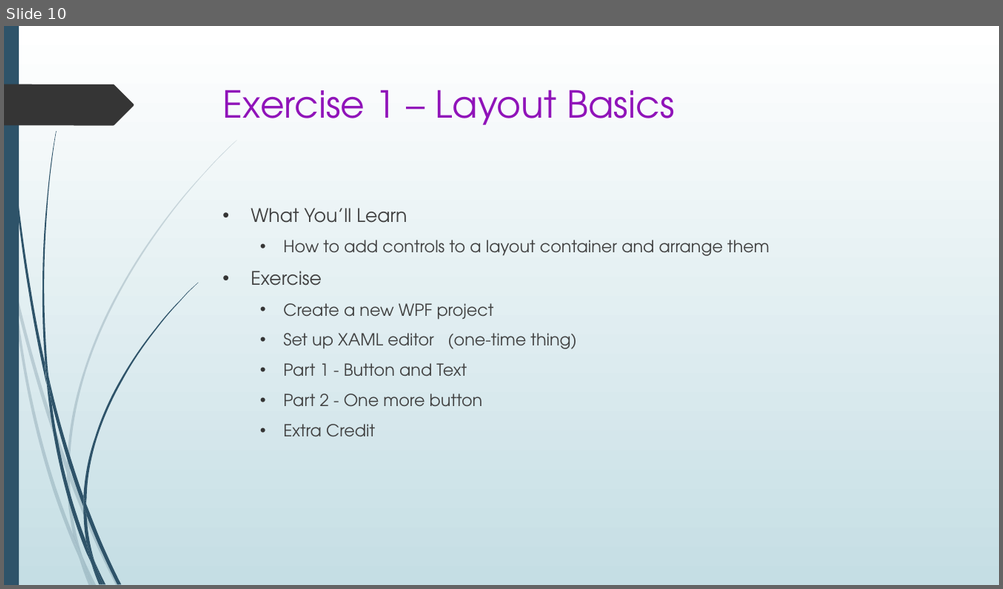
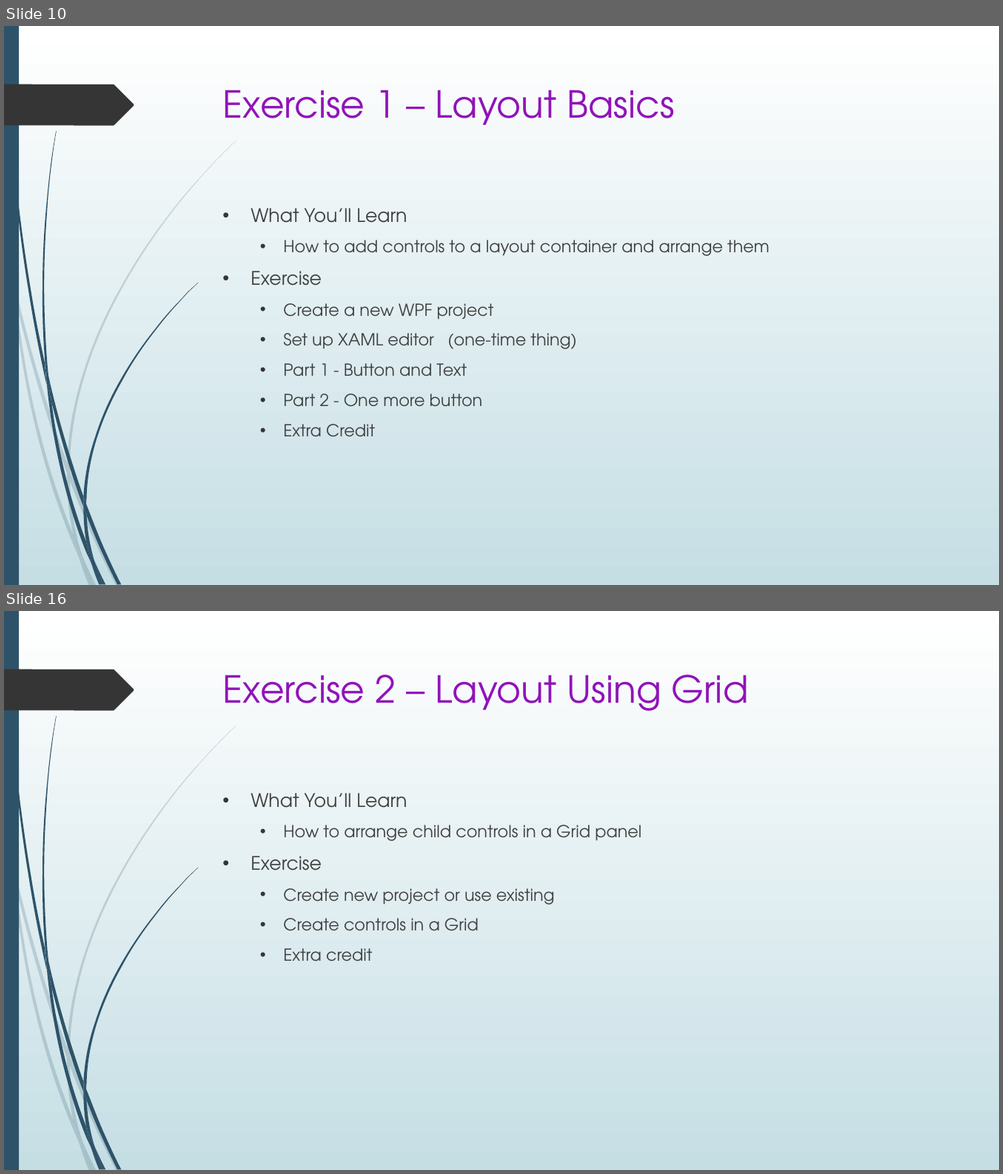
Before and after one commit to seanpsexton/wpf-workshop-solutions, a slide deck: WPF-Workshop-Sexton-Oct2023.pptx. Shown one above the other, each under a label of ours: slide 10 before the commit, slides 10 and 16 after it; the slides between them are not shown. The pictures are 1003x589 and 1003x1174 pixels, drawn with LibreOffice and Linux fonts; fonts in the diff are those of the drawing. Boxes give left, top, right and bottom in pixels: in the first picture for what was removed or moved away, otherwise in the second. Text is boxed around its words. In the diff, an @@ line names an element or a change of style, - is before the commit and + after.

```diff
--- a/WPF-Workshop-Sexton-Oct2023.pptx
+++ b/WPF-Workshop-Sexton-Oct2023.pptx
@@ slide 16 added at <box>4,611,999,1170</box>, background gradient #FFFFFF to #C5DEE5; not listed: 24 template elements that a slide beside it also shows @@
@@ title added at <box>223,675,748,711</box>, 36 pt, text #9013B9 @@
+Exercise 2 – Layout Using Grid
@@ text added at <box>250,793,641,962</box>, 16 pt, text #404040 @@
+• What You’ll Learn
+  • How to arrange child controls in a Grid panel
+• Exercise
+  • Create new project or use existing
+  • Create controls in a Grid
+  • Extra credit
```
Also in this commit, not shown: 1 slide changed, 5 other slides added.
